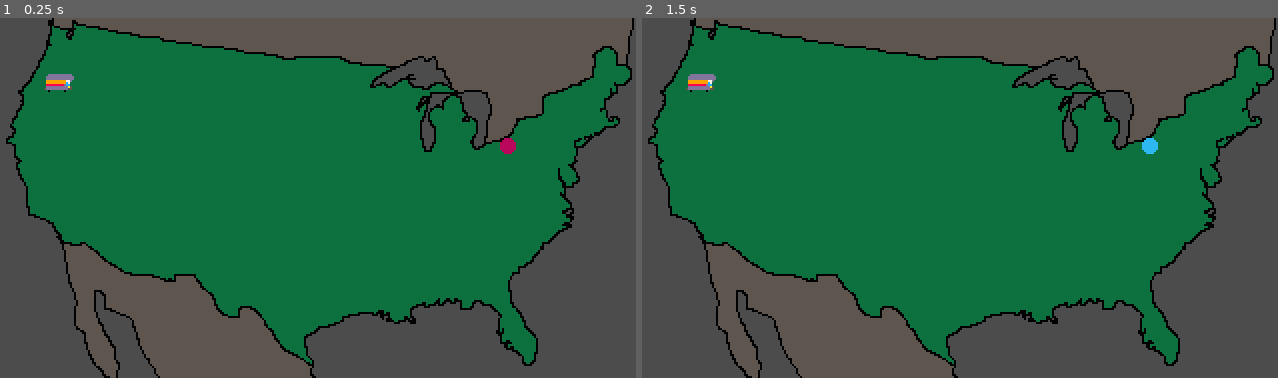
Above: before the commit, frames 1-2 (left to right).
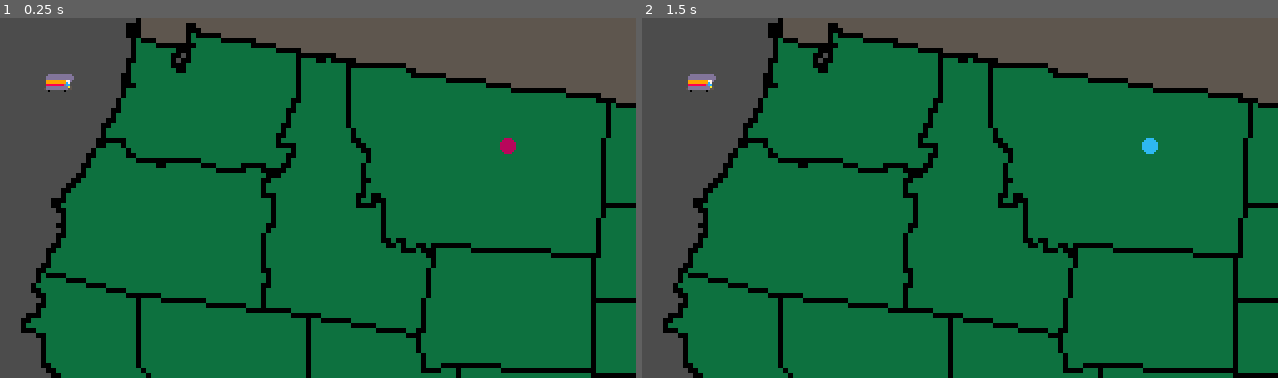
Above: after the commit, the same moments.

Repository: youssefevan/global-game-jam-2023
Game: Godot game, scene res://Scenes/World.tscn
Two runs of this game, one before a commit and one after it. Both use one fixed random seed, a clock stepped at 60 frames per second and the inputs below.
Inputs (mouse positions are in pixels of both pictures, inside the frame that each line leads up to):
- Up to frame 1 (0.25 s): no input
- Up to frame 2 (1.5 s): tap Enter at 0.5 s; move the mouse to (699, 82) at 0.52 s; click (699, 82) at 0.6 s; tap Space at 1.25 s; move the mouse to (1150, 147) at 1.27 s; click (1150, 147) at 1.35 s

The runs differ from the first frame. In frame 1, 41% of the frame differs, in the area x 0-100%, y 0-100%; in frame 2, 41%.

Commit message:
mapremake

Diff:
--- a/Global Game Jam 2023/Scenes/Player.tscn
+++ b/Global Game Jam 2023/Scenes/Player.tscn
@@ -14,3 +14,8 @@
 
 [node name="CollisionShape2D" type="CollisionShape2D" parent="."]
 shape = SubResource( 1 )
+
+[node name="Camera2D" type="Camera2D" parent="."]
+current = true
+limit_left = 0
+limit_top = 0
--- a/Global Game Jam 2023/Scenes/World.tscn
+++ b/Global Game Jam 2023/Scenes/World.tscn
@@ -7,7 +7,8 @@
 [node name="World" type="Node2D"]
 
 [node name="map" type="Sprite" parent="."]
-position = Vector2( 160, 90 )
+position = Vector2( 400, 225 )
+scale = Vector2( 2.5, 2.5 )
 z_index = -3
 texture = ExtResource( 3 )
 
--- a/Global Game Jam 2023/Sprites/Themes/checktheme.tres
+++ b/Global Game Jam 2023/Sprites/Themes/checktheme.tres
@@ -6,6 +6,10 @@
 [ext_resource path="res://Sprites/window2.png" type="Texture" id=4]
 [ext_resource path="res://Sprites/window2hover.png" type="Texture" id=5]
 [ext_resource path="res://Sprites/window2click.png" type="Texture" id=6]
+
+[sub_resource type="DynamicFont" id=1]
+size = 10
+font_data = ExtResource( 3 )
 
 [sub_resource type="StyleBoxTexture" id=3]
 texture = ExtResource( 5 )
@@ -19,12 +23,9 @@
 texture = ExtResource( 6 )
 region_rect = Rect2( 0, 0, 64, 32 )
 
-[sub_resource type="DynamicFont" id=1]
-size = 8
-font_data = ExtResource( 3 )
-
 [resource]
 default_font = SubResource( 1 )
+Button/fonts/font = SubResource( 1 )
 Button/styles/hover = SubResource( 3 )
 Button/styles/normal = SubResource( 2 )
 Button/styles/pressed = SubResource( 4 )
Binary file changed: Global Game Jam 2023/Sprites/mapbkrng.png
